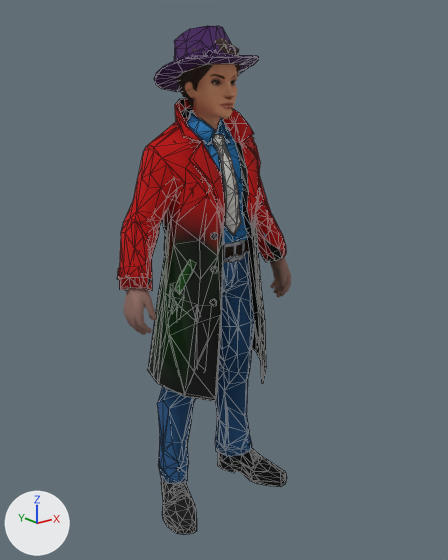
The glTF model ASSETS/MODELS/official/AGENT_FEMALE_LIGHT.glb, before and after one commit.
Rendered twice from a 50 mm lens placed at (-0.751, -0.968, 0.89), pointed at (-0.008, -0.038, 0.518). The axes (+X, +Y, +Z) are drawn at lower left. The lights are the same throughout. The first picture is the older version. Mesh edges are drawn as thin lines on the coarser meshes. Vertices at exactly the same position are counted once.

The older version as bpy lines, for what is in view:
```python
me_body_hands = bpy.data.meshes.new('Body_Hands')
me_body_hands.from_pydata(...)  # 228 vertices, 450 faces; spans x -0.209..0.209, y -0.033..0.032, z 0.433..0.534
me_body_hands.materials.append(mat_body_hands_tex)  # picture img_female_body_hands
me_outfit_coat = bpy.data.meshes.new('Outfit_Coat')
me_outfit_coat.from_pydata(...)  # 568 vertices, 1014 faces; spans x -0.209..0.209, y -0.084..0.126, z 0.284..0.867
me_outfit_coat.materials.append(mat_coat_tex)
me_outfit_trousers = bpy.data.meshes.new('Outfit_Trousers')
me_outfit_trousers.from_pydata(...)  # 302 vertices, 600 faces; spans x -0.124..0.123, y -0.049..0.091, z 0.042..0.597
me_outfit_trousers.materials.append(mat_outfit_trousers_tex)  # picture img_female_outfit_trousers
ob_body_hands = bpy.data.objects.new('Body_Hands', me_body_hands)
ob_body_hands.location = (0.0, 0.0, 0.0)
ob_outfit_coat = bpy.data.objects.new('Outfit_Coat', me_outfit_coat)
ob_outfit_coat.location = (0.0, 0.0, 0.0)
ob_outfit_trousers = bpy.data.objects.new('Outfit_Trousers', me_outfit_trousers)
ob_outfit_trousers.location = (0.0, 0.0, 0.0)
# also in view: 'Outfit_Trousers_Coated' at (0.0, 0.02, 0.319); 'Outfit_Shoes' at (0.0, -0.003, 0.033); 'Body_Head' at (0.0, 0.001, 0.879); 'Outfit_Hat' at (0.0, 0.017, 0.936); 'Body_Hair' at (0.0, 0.021, 0.913)
```
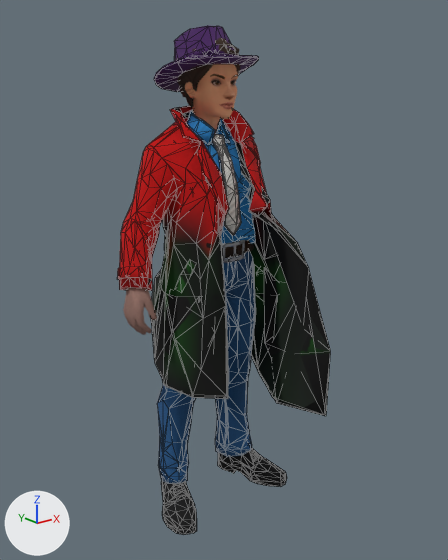
The newer file adds a shape key; the second version is drawn at full value of the shape key 'CrouchFix_f16' of 'Outfit_Coat', and the change is written as the vertex moves it makes.

Boxes [x1, y1, x2, y2] around the edits, measured in the pictures (448 x 560 px; the box of a moved part takes in the faces that stretch with it):
'Outfit_Coat', reshaped (25% wider): before [117, 99, 287, 401]; after [117, 106, 330, 416]
part 1 of me_outfit_coat, moved or reshaped (not visible afterwards): before [211, 232, 218, 240]
part 2 of me_outfit_coat, moved or reshaped: before [148, 164, 266, 401]; after [151, 158, 330, 416]
part 3 of me_outfit_coat, moved or reshaped: before [175, 99, 192, 126]; after [170, 106, 192, 126]
part 4 of me_outfit_coat, moved or reshaped: before [189, 142, 213, 189]; after [198, 142, 213, 189]

The change in detail:
me_outfit_coat is used by ob_outfit_coat; location (0.0, 0.0, 0.0).
me_outfit_coat had 568 vertices, 1014 faces and spanned x -0.209..0.209, y -0.084..0.126, z 0.284..0.867.
me_outfit_coat now has 568 vertices, 1014 faces and spans x -0.209..0.209, y -0.299..0.195, z 0.235..0.858.
me_outfit_coat part 1: the loose piece of 7 vertices spanning x -0.054..-0.044, y -0.066..-0.056, z 0.612..0.626 is moved by (-0.008, -0.003, -0.002).
me_outfit_coat part 2: 134 of 568 vertices moved; they spanned x -0.136..0.135, y -0.084..0.126, z 0.284..0.696 and now span x -0.142..0.126, y -0.299..0.195, z 0.235..0.713; mean shift (0.006, -0.018, 0.021); largest move (0.054, -0.082, 0.368) -> (0.023, -0.299, 0.445).
Part 3, on me_outfit_coat:
Vertex 185 of me_outfit_coat moves from (-0.056, 0.051, 0.856) at pixel (174, 104) to (-0.059, 0.065, 0.846) at pixel (169, 109).
Vertex 186 of me_outfit_coat moves from (-0.06, 0.041, 0.853) at pixel (176, 106) to (-0.062, 0.055, 0.845) at pixel (171, 110).
Vertex 188 of me_outfit_coat moves from (-0.031, 0.07, 0.865) at pixel (179, 98) to (-0.033, 0.087, 0.848) at pixel (174, 108).
Vertex 190 of me_outfit_coat moves from (-0.021, 0.069, 0.866) at pixel (184, 98) to (-0.022, 0.085, 0.849) at pixel (179, 107).
Vertex 191 of me_outfit_coat moves from (-0.026, 0.06, 0.847) at pixel (185, 108) to (-0.026, 0.069, 0.838) at pixel (182, 113).
Vertex 345 of me_outfit_coat moves from (0.027, 0.058, 0.853) to (0.029, 0.064, 0.847).
Vertex 346 of me_outfit_coat moves from (0.027, 0.067, 0.867) to (0.029, 0.078, 0.855).
Vertex 350 of me_outfit_coat moves from (0.048, 0.057, 0.862) to (0.05, 0.062, 0.858).
Vertex 474 of me_outfit_coat moves from (-0.043, 0.058, 0.862) at pixel (178, 100) to (-0.047, 0.075, 0.847) at pixel (172, 108).
Vertex 477 of me_outfit_coat moves from (0.017, 0.07, 0.847) to (0.02, 0.075, 0.838).
Vertex 478 of me_outfit_coat moves from (0.025, 0.072, 0.867) to (0.027, 0.083, 0.852).
Part 4, on me_outfit_coat:
Vertex 109 of me_outfit_coat moves from (-0.077, -0.035, 0.761) at pixel (193, 159) to (-0.054, -0.03, 0.769) at pixel (201, 154).
Vertex 111 of me_outfit_coat moves from (-0.084, -0.031, 0.762) at pixel (188, 159) to (-0.056, -0.018, 0.771) at pixel (196, 152).
Vertex 112 of me_outfit_coat moves from (-0.08, -0.028, 0.76) at pixel (189, 159) to (-0.051, -0.018, 0.77).
